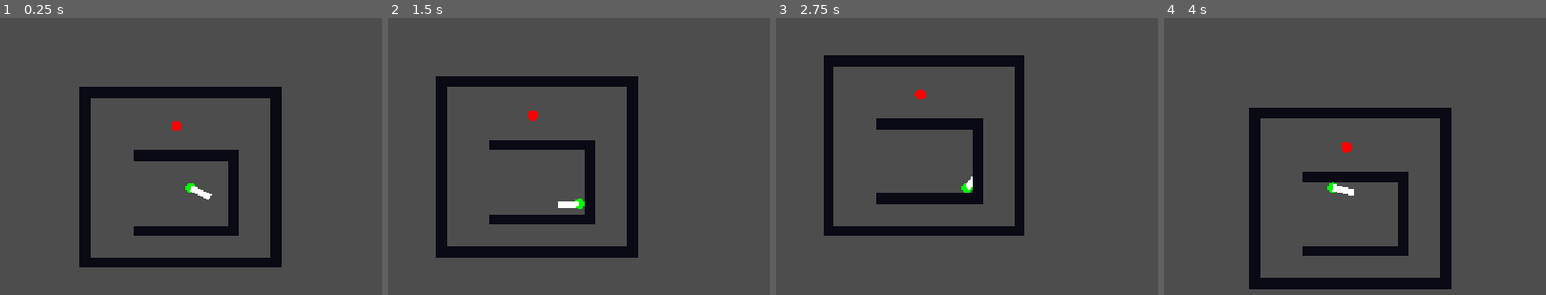
Above: before the commit, frames 1-4 (left to right).
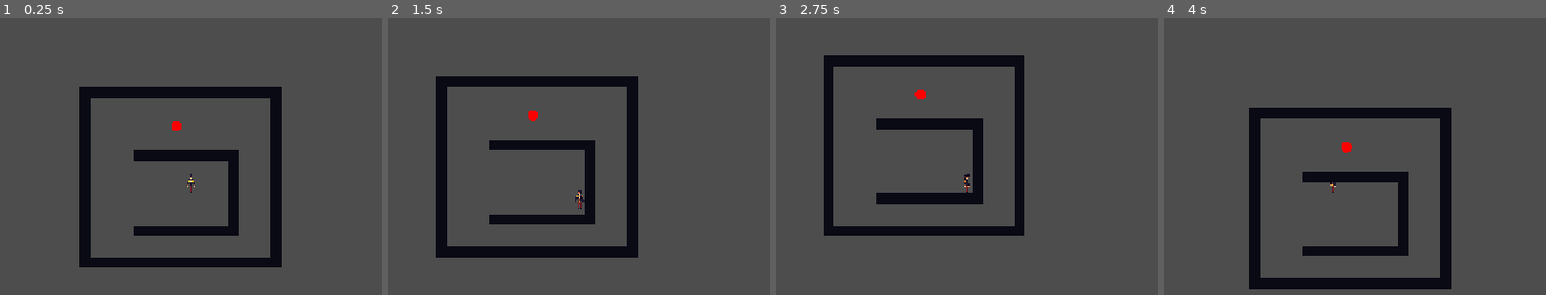
Above: after the commit, the same moments.

Repository: Kapcpa/gmtk-gamejam-2026
Game: Godot game, scene res://scenes/main.tscn
Two runs of this game, one before a commit and one after it. Both use one fixed random seed, a clock stepped at 60 frames per second and the inputs below.
Inputs (mouse positions are in pixels of both pictures, inside the frame that each line leads up to):
- Up to frame 1 (0.25 s): no input
- Up to frame 2 (1.5 s): tap Enter at 0.5 s; move the mouse to (747, 167) at 0.52 s; hold D (right) 0.53-1.28 s; click (747, 167) at 0.6 s; move the mouse to (426, 209) at 1.27 s; hold S (down) from 1.28 s (still down); click (426, 209) at 1.35 s
- Up to frame 3 (2.75 s): move the mouse to (1043, 92) at 2.02 s; release S (down) at 2.03 s; hold D (right) from 2.03 s (still down); click (1043, 92) at 2.1 s
- Up to frame 4 (4 s): tap Space at 2.75 s; move the mouse to (1316, 272) at 2.77 s; release D (right) at 2.78 s; hold W (up) 2.78-3.53 s; click (1316, 272) at 2.85 s; move the mouse to (outside the picture) at 3.52 s; hold A (left) from 3.53 s (still down); click (outside the picture) at 3.6 s

The runs differ from the first frame. In frame 1, 0.2% of the frame differs, in the area x 48-56%, y 56-66%; in frame 2, 0.2%, in the area x 44-52%, y 62-69%; in frame 3, 0.1%; in frame 4, 0.2%.

Commit message:
pelivs resley added

Diff:
--- a/scenes/player.tscn
+++ b/scenes/player.tscn
@@ -1,10 +1,73 @@
 [gd_scene format=3 uid="uid://bnkhm26tj3qyp"]
 
 [ext_resource type="Script" uid="uid://nx4t7myvlfx2" path="res://scripts/player.gd" id="1_3vyb7"]
-[ext_resource type="Texture2D" uid="uid://by4dbcayo4jmq" path="res://sprites/player.png" id="2_g2els"]
+[ext_resource type="Texture2D" uid="uid://cc3bmlqfvr1wd" path="res://sprites/pelvis_resley.png" id="2_g2els"]
 
 [sub_resource type="CircleShape2D" id="CircleShape2D_87140"]
 radius = 8.0
+
+[sub_resource type="AtlasTexture" id="AtlasTexture_qhqgy"]
+atlas = ExtResource("2_g2els")
+region = Rect2(0, 0, 32, 36)
+
+[sub_resource type="AtlasTexture" id="AtlasTexture_dqkch"]
+atlas = ExtResource("2_g2els")
+region = Rect2(64, 0, 32, 36)
+
+[sub_resource type="AtlasTexture" id="AtlasTexture_qlg0r"]
+atlas = ExtResource("2_g2els")
+region = Rect2(32, 0, 32, 36)
+
+[sub_resource type="AtlasTexture" id="AtlasTexture_tuyoq"]
+atlas = ExtResource("2_g2els")
+region = Rect2(96, 0, 32, 36)
+
+[sub_resource type="AtlasTexture" id="AtlasTexture_fjrip"]
+atlas = ExtResource("2_g2els")
+region = Rect2(128, 0, 32, 36)
+
+[sub_resource type="SpriteFrames" id="SpriteFrames_ib0mu"]
+animations = [{
+"frames": [{
+"duration": 1.0,
+"texture": SubResource("AtlasTexture_qhqgy")
+}],
+"loop": 1,
+"name": &"down",
+"speed": 5.0
+}, {
+"frames": [{
+"duration": 1.0,
+"texture": SubResource("AtlasTexture_dqkch")
+}],
+"loop": 1,
+"name": &"side",
+"speed": 5.0
+}, {
+"frames": [{
+"duration": 1.0,
+"texture": SubResource("AtlasTexture_qlg0r")
+}],
+"loop": 1,
+"name": &"side_down",
+"speed": 5.0
+}, {
+"frames": [{
+"duration": 1.0,
+"texture": SubResource("AtlasTexture_tuyoq")
+}],
+"loop": 1,
+"name": &"side_up",
+"speed": 5.0
+}, {
+"frames": [{
+"duration": 1.0,
+"texture": SubResource("AtlasTexture_fjrip")
+}],
+"loop": 1,
+"name": &"up",
+"speed": 5.0
+}]
 
 [node name="Player" type="CharacterBody2D" unique_id=121862516]
 collision_layer = 2
@@ -14,11 +77,13 @@
 [node name="CollisionShape2D" type="CollisionShape2D" parent="." unique_id=101421203]
 shape = SubResource("CircleShape2D_87140")
 
-[node name="Sprite2D" type="Sprite2D" parent="." unique_id=306335025]
-modulate = Color(0, 1, 0, 1)
-texture = ExtResource("2_g2els")
+[node name="AnimatedSprite2D" type="AnimatedSprite2D" parent="." unique_id=176100917]
+position = Vector2(0, -10)
+sprite_frames = SubResource("SpriteFrames_ib0mu")
+animation = &"down"
 
 [node name="melee_hitbox" type="RayCast2D" parent="." unique_id=1625755717]
+visible = false
 target_position = Vector2(0, 32)
 collision_mask = 4
 
--- a/scripts/player.gd
+++ b/scripts/player.gd
@@ -4,6 +4,7 @@
 
 @onready var melee_hitbox: RayCast2D = $melee_hitbox
 @onready var debug_melee: Line2D = $melee_hitbox/debug_melee
+@onready var sprite: AnimatedSprite2D = $AnimatedSprite2D
 
 enum State {
 	IDLE,
@@ -59,6 +60,29 @@
 	var direction = Input.get_vector("left", "right", "up", "down")
 
 	if direction:
+		if direction.x > 0 and direction.y > 0:
+			sprite.play("side_up")
+			sprite.flip_h = false
+		elif direction.x > 0 and direction.y < 0:
+			sprite.play("side_down")
+			sprite.flip_h = false
+		elif direction.x < 0 and direction.y < 0:
+			sprite.play("side_up")
+			sprite.flip_h = true
+		elif direction.x < 0 and direction.y > 0:
+			sprite.play("side_down")
+			sprite.flip_h = true
+		elif direction.x < 0:
+			sprite.play("side")
+			sprite.flip_h = true
+		elif direction.x > 0:
+			sprite.play("side")
+			sprite.flip_h = false
+		elif direction.y > 0:
+			sprite.play("down")
+		elif direction.y < 0:
+			sprite.play("up")
+
 		velocity = direction * SPEED
 	else:
 		_change_state(State.IDLE)
Binary file added: sprites/pelvis_resley.png
Not shown, added: sprites/pelvis_resley.png.import
